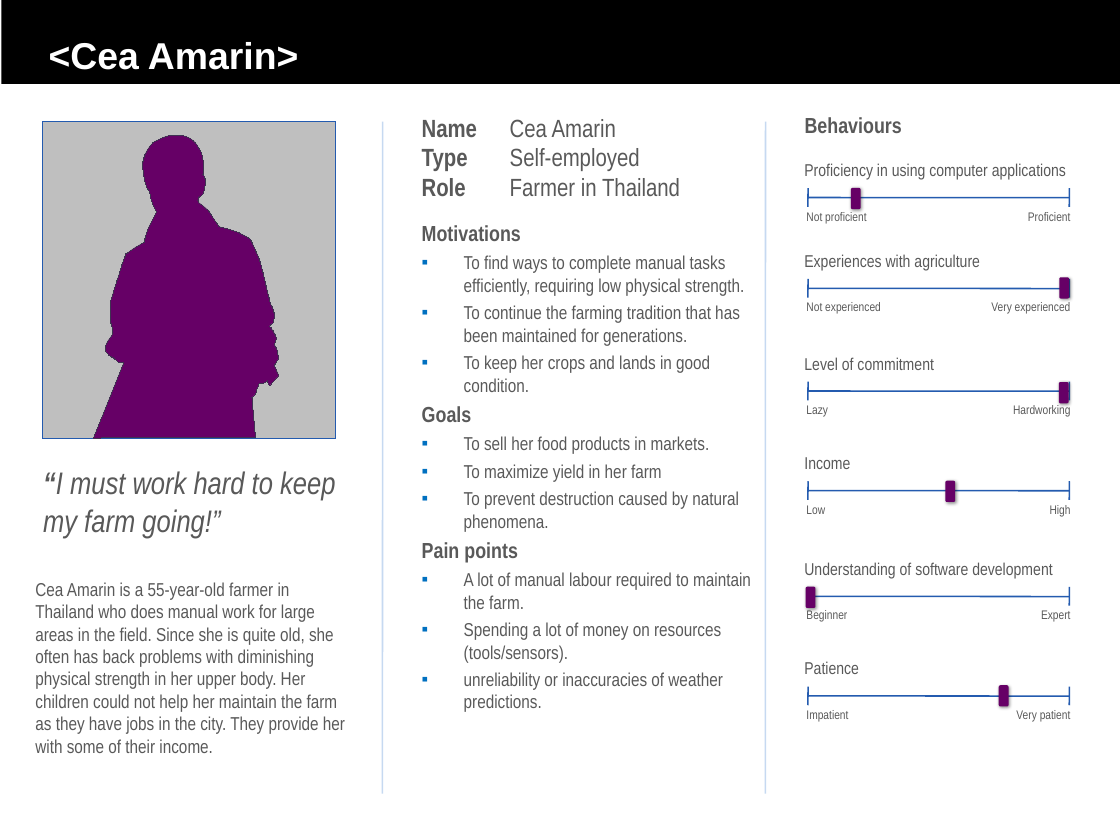
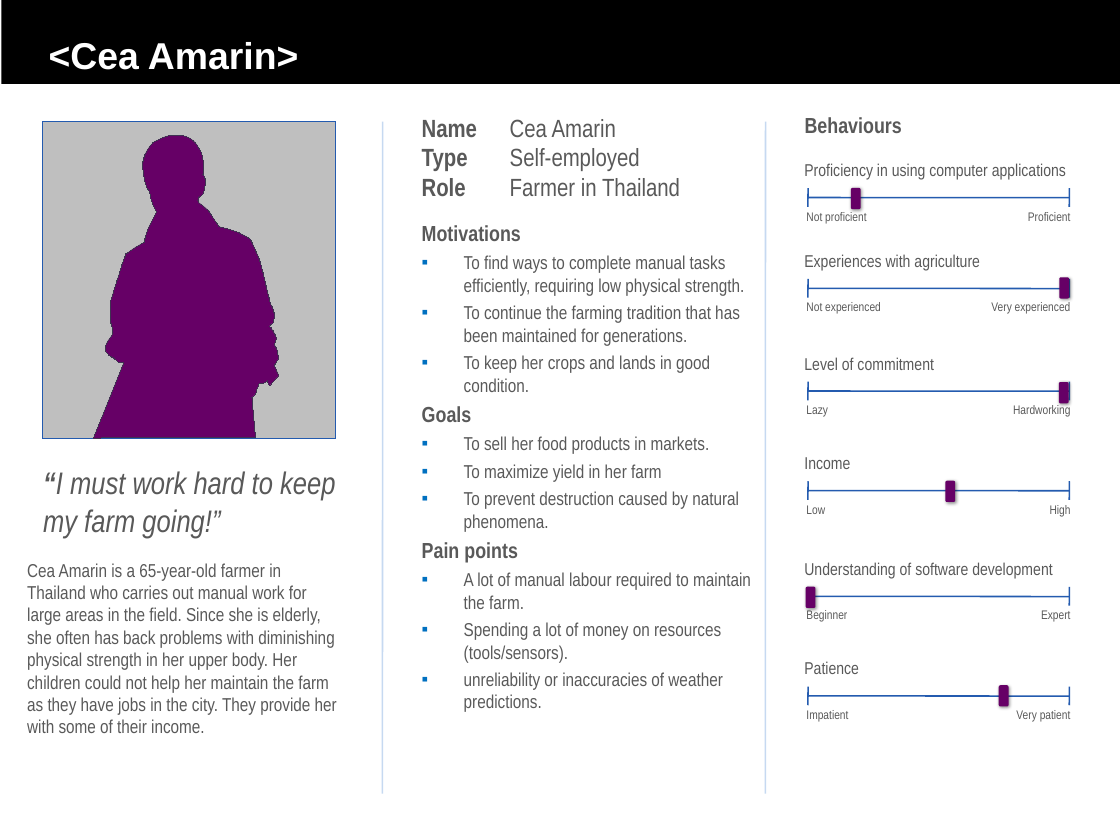
Before and after one commit to Willmish/comp0016-farmbeats, a slide deck: slide 2 of doc/Personas/HCI_persona_group28 (1).pptx. Drawn at 1120x840 pixels with LibreOffice and Linux fonts; fonts in the diff are those of the drawing; background and template pictures are left out. Boxes give left, top, right and bottom in pixels: in the first picture for what was removed or moved away, otherwise in the second. Text is boxed around its words. In the diff, an @@ line names an element or a change of style, - is before the commit and + after.

```diff
--- a/doc/Personas/HCI_persona_group28 (1).pptx
+++ b/doc/Personas/HCI_persona_group28 (1).pptx
@@ text at bbox=[27, 563, 337, 733]: text changed @@
-Cea Amarin is a 55-year-old farmer in Thailand who does manual work for large areas in the field. Since she is quite old, she often has back problems with diminishing physical strength in her upper body. Her children could not help her maintain the farm as they have jobs in the city. They provide her with some of their income.
+Cea Amarin is a 65-year-old farmer in Thailand who carries out manual work for large areas in the field. Since she is elderly, she often has back problems with diminishing physical strength in her upper body. Her children could not help her maintain the farm as they have jobs in the city. They provide her with some of their income.
```
Also in this commit, not shown: 1 other slide changed, 4 other files.
